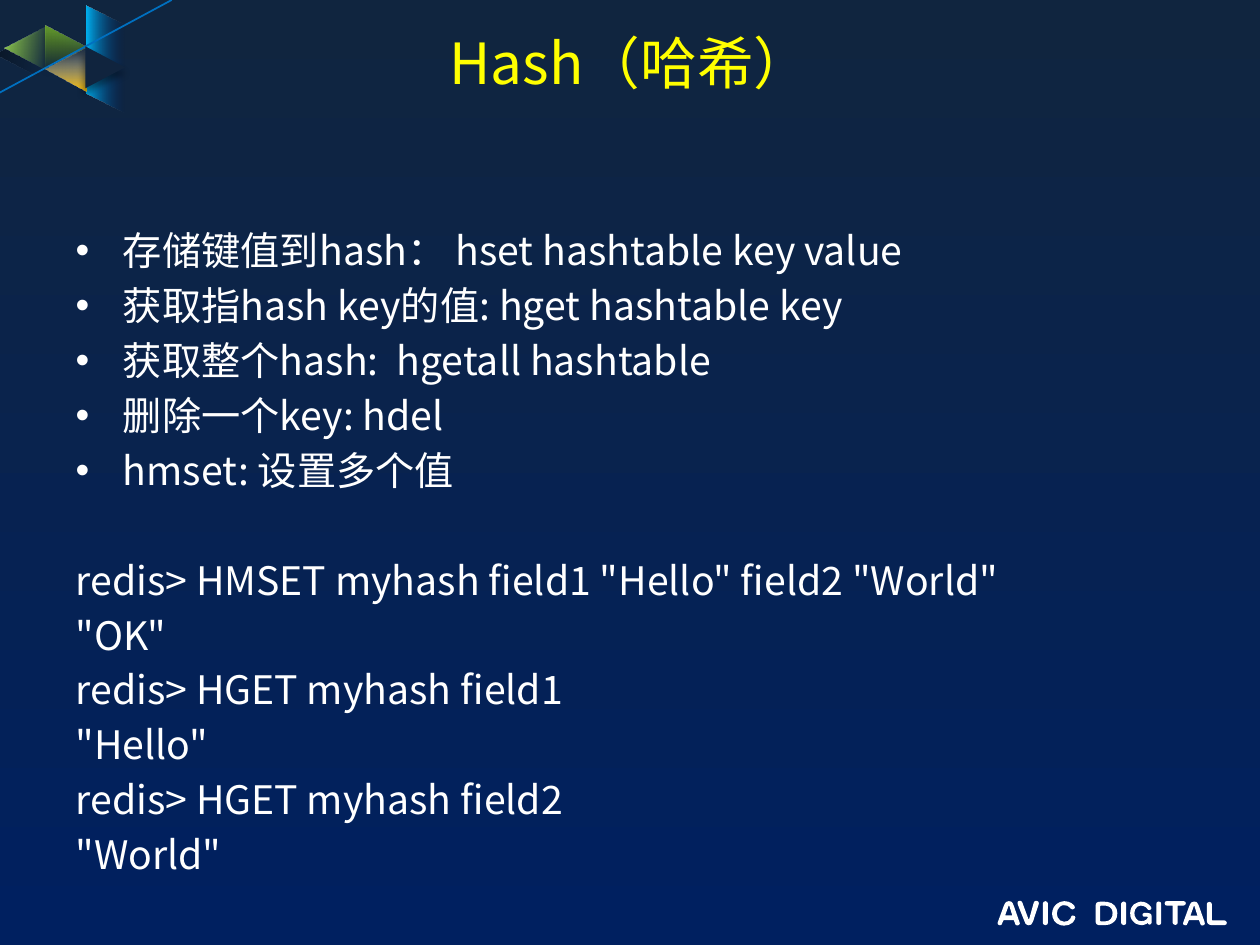
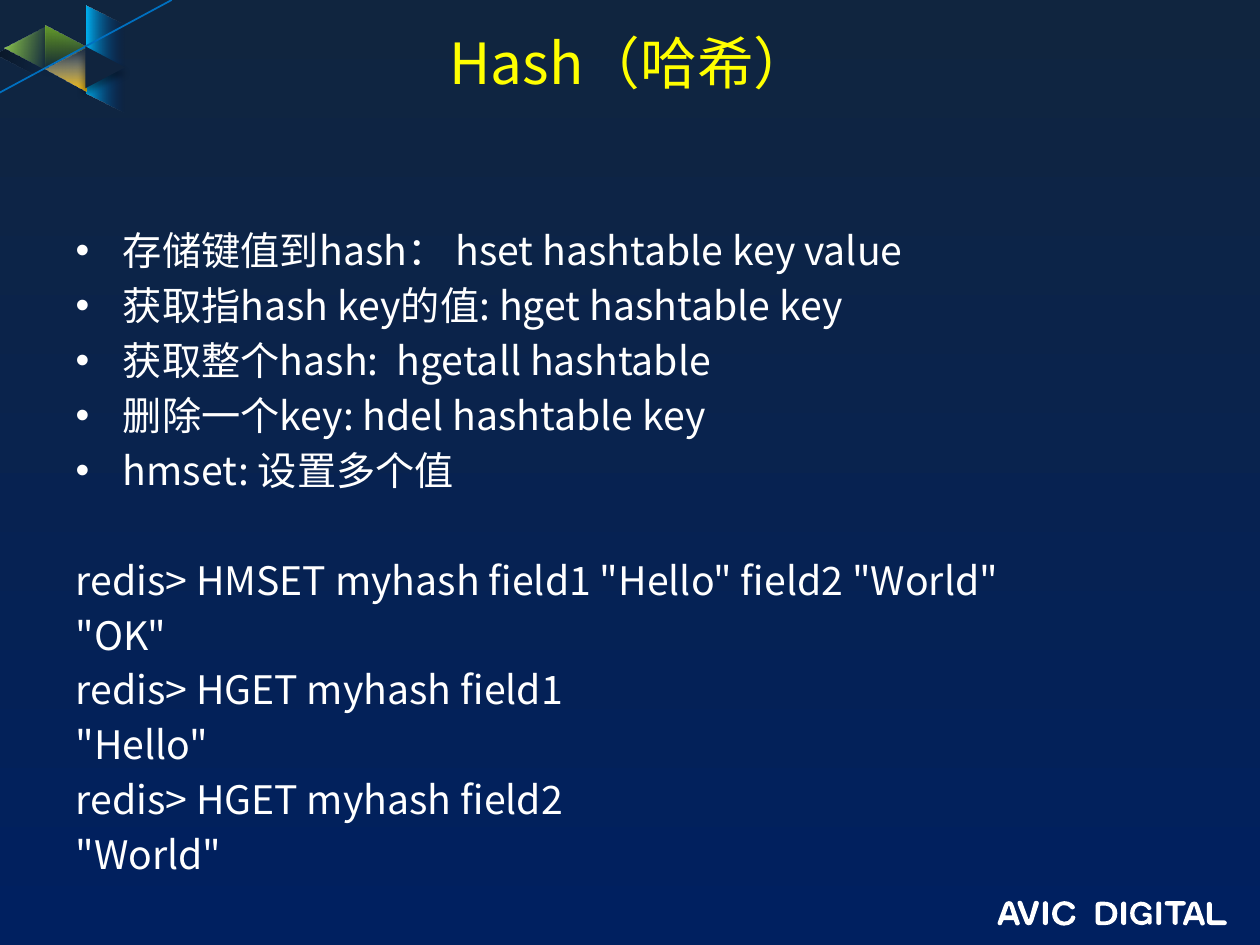
Before and after one commit to guofengzh/java-way, a slide deck: slide 9 of redis/docs/redis.pptx. Drawn at 1260x945 pixels with LibreOffice and Linux fonts; fonts in the diff are those of the drawing; background and template pictures are left out. Boxes give left, top, right and bottom in pixels: in the first picture for what was removed or moved away, otherwise in the second. Text is boxed around its words. In the diff, an @@ line names an element or a change of style, - is before the commit and + after.

```diff
--- a/redis/docs/redis.pptx
+++ b/redis/docs/redis.pptx
@@ text at (x1=123, y1=397, x2=705, y2=439): text changed @@
-• 删除一个key: hdel
+• 删除一个key: hdel hashtable key
```
Also in this commit, not shown: 1 other slide changed, 21 other files.
